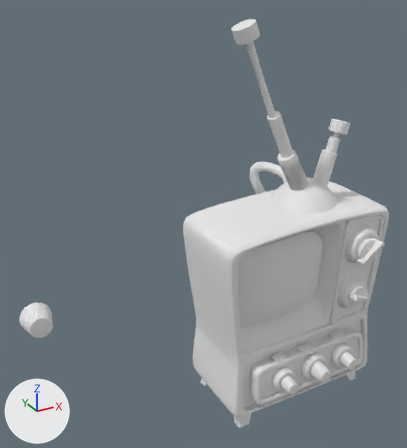
The Blender file Blender 3D - Modelagem inorgânica/02_blender/prop_tv_01.blend as it was, and as the next commit left it.
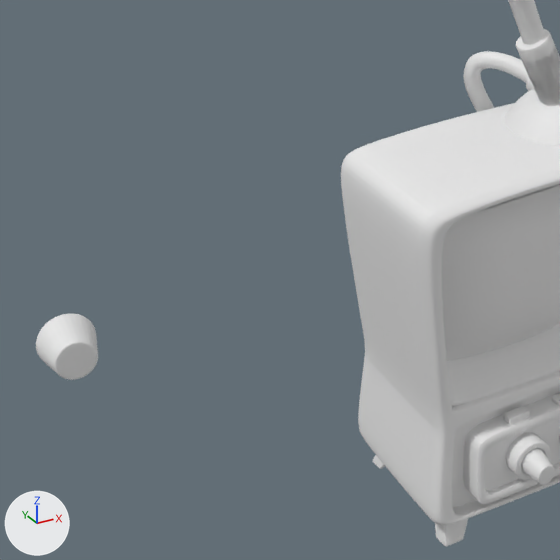
Each version is shown whole from a 50 mm camera at (-8.73, -11.18, 11.34) aimed at (-1.58, 1.82, 4.84), then close up on the part from 0% to 74% of the width and 30% to 97% of the height. Every picture has the same lights, and +X, +Y and +Z are marked at lower left.
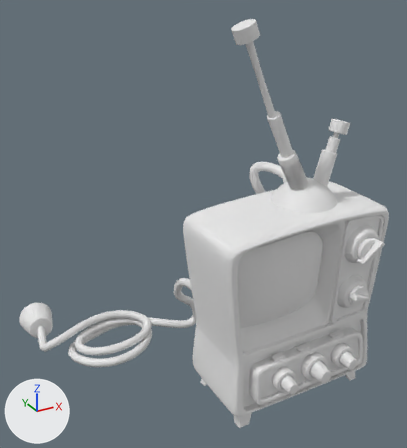
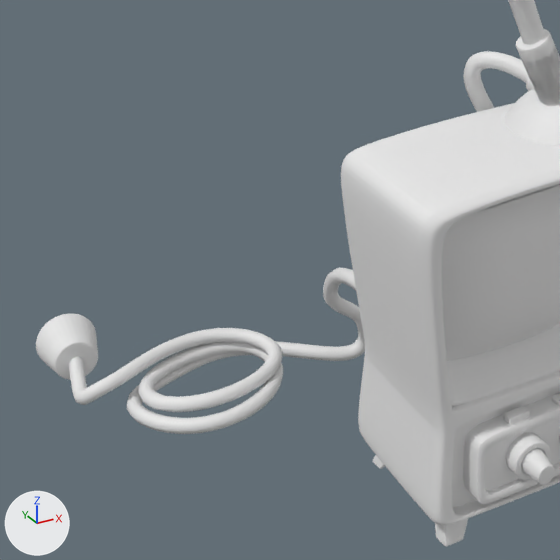
What changed in the scene script:
```text
Add cu_nurbspath_001:
    cu_nurbspath_001 = bpy.data.curves.new('NurbsPath.001', 'CURVE')
    cu_nurbspath_001.dimensions = '3D'
    _sp = cu_nurbspath_001.splines.new('NURBS'); _sp.points.add(24)
    _sp.points.foreach_set('co', [-2.0, 0.0, 0.0, 1.0, -0.275, 0.0, 0.0553, 1.0, 0.47, -0.09, -0.624, 1.0, 0.686, -0.0929, -1.095, 1.0, 0.713, -0.385, -1.418, 1.0, 0.74, -1.002, -1.749, 1.0, 0.794, -0.967, -2.779, 1.0, 0.901, 0.0463, -2.359, 1.0, 2.619, 1.28, -2.668, 1.0, 1.675, 2.669, -2.545, 1.0, 1.666, 3.802, -2.693, 1.0, -0.48, 2.944, -2.409, 1.0, 0.0725, 0.938, -2.406, 1.0, 1.649, 0.559, -2.403, 1.0, 2.146, 1.656, -2.311, 1.0, 1.635, 3.73, -2.431, 1.0, -0.218, 2.817, -2.183, 1.0, 0.649, 0.325, -2.212, 1.0, 1.897, 1.027, -2.108, 1.0, 2.14, 2.115, -2.077, 1.0, 1.707, 3.152, -2.076, 1.0, 1.431, 3.597, -2.113, 1.0, 1.506, 4.284, -2.31, 1.0, 1.845, 4.172, -2.587, 1.0, 2.574, 4.049, -2.176, 1.0])
    _sp.order_u = 5
    _sp.order_v = 0
    _sp.use_endpoint_u = True
    cu_nurbspath_001.use_path = True
    cu_nurbspath_001.use_path_clamp = True
    cu_nurbspath_001.bevel_resolution = 2
    cu_nurbspath_001.bevel_depth = 0.135
    cu_nurbspath_001.fill_mode = 'FULL'
Add ob_nurbspath_001:
    ob_nurbspath_001 = bpy.data.objects.new('NurbsPath.001', cu_nurbspath_001)
    ob_nurbspath_001.location = (-1.76, 2.92, 2.74)
    ob_nurbspath_001.rotation_euler = (0.0, 0.0, 1.571)  # degrees (0, 0, 90)
```

Changed parts and their boxes (x1, y1, x2, y2) in the close-ups (560 x 560 px):
'NurbsPath.001', added: after (69, 267, 365, 434)
